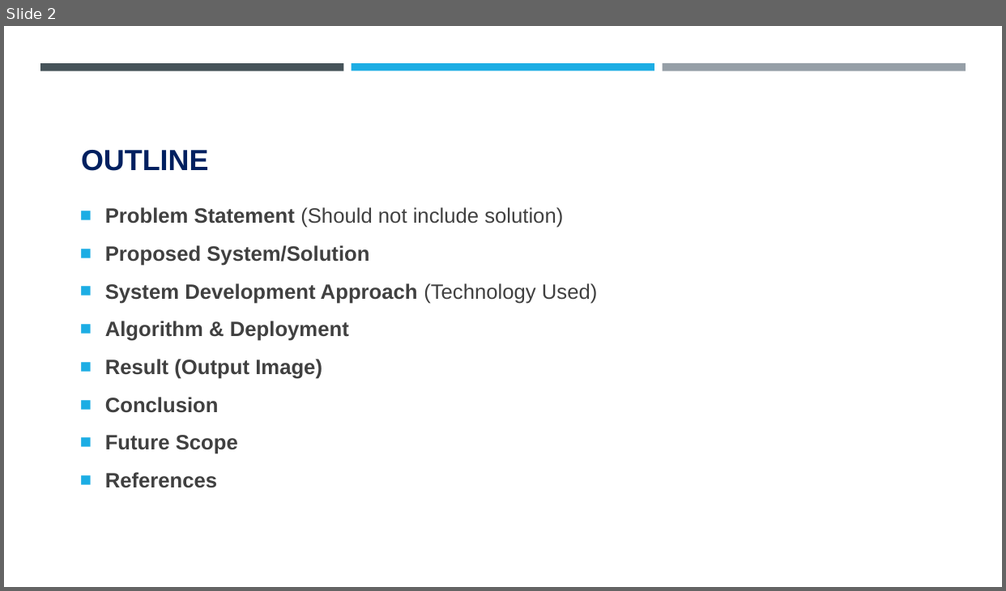
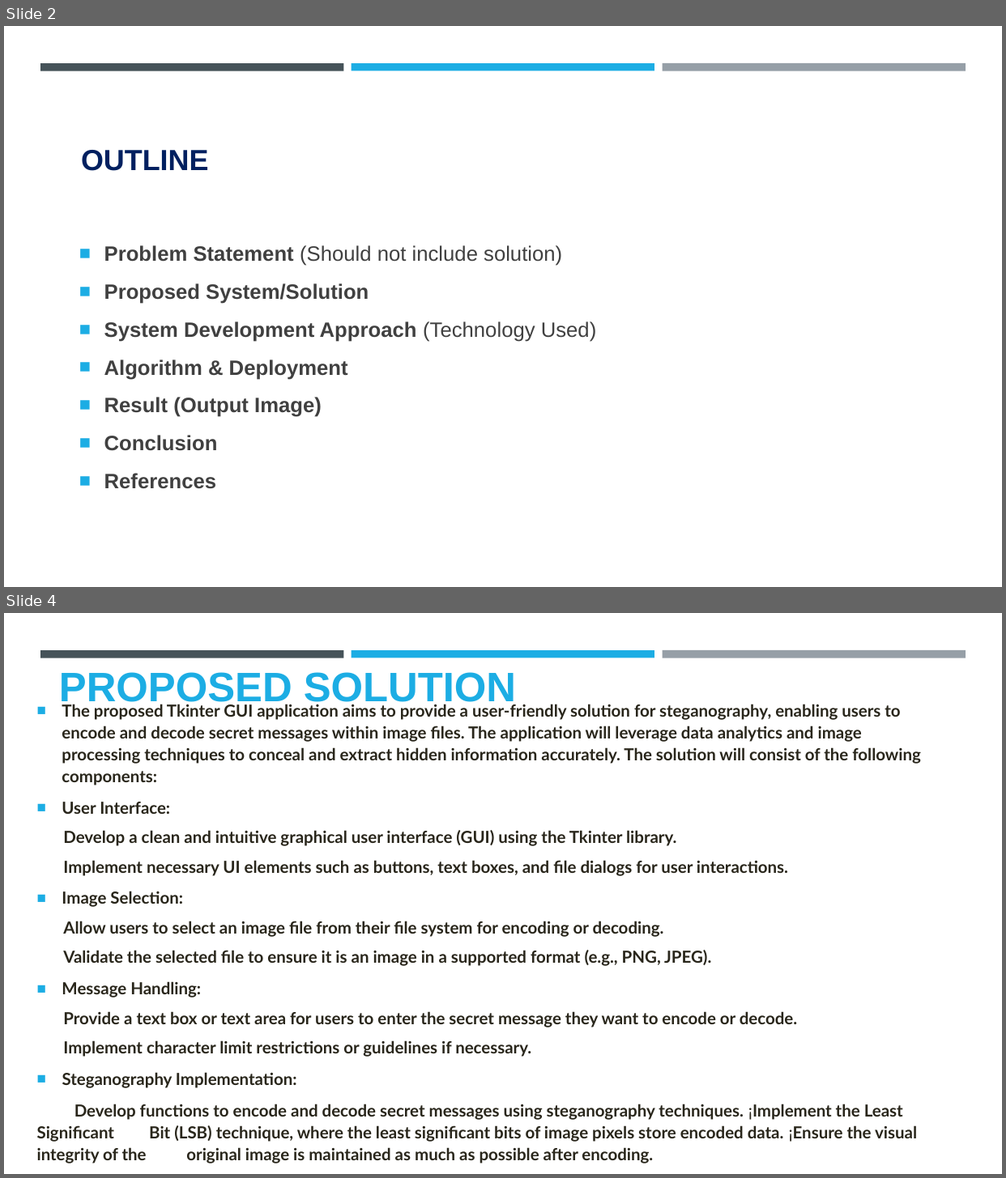
Before and after one commit to Dhayanithi05/ProjectNM, a slide deck: Project.pptx. Shown one above the other, each under a label of ours: slide 2 before the commit, slides 2 and 4 after it; the slides between them are not shown. The pictures are 1006x591 and 1006x1178 pixels, drawn with LibreOffice and Linux fonts; fonts in the diff are those of the drawing; background and template pictures are left out. Boxes give left, top, right and bottom in pixels: in the first picture for what was removed or moved away, otherwise in the second. Text is boxed around its words. In the diff, an @@ line names an element or a change of style, - is before the commit and + after.

```diff
--- a/Project.pptx
+++ b/Project.pptx
@@ slide 4 added at (4, 613, 1002, 1174), background #FFFFFF; not listed: 3 template elements that a slide beside it also shows @@
@@ title added at (59, 672, 516, 710), 39.6 pt, text #1CADE4, bold @@
+PROPOSED SOLUTION
@@ text added at (37, 704, 921, 1164), 16 pt, text #29261B, bold @@
+■ The proposed Tkinter GUI application aims to provide a user-friendly solution for steganography, enabling users to encode and decode secret messages within image files. The application will leverage data analytics and image processing techniques to conceal and extract hidden information accurately. The solution will consist of the following components:
+■ User Interface:
+  Develop a clean and intuitive graphical user interface (GUI) using the Tkinter library.
+  Implement necessary UI elements such as buttons, text boxes, and file dialogs for user interactions.
+■ Image Selection:
+  Allow users to select an image file from their file system for encoding or decoding.
+  Validate the selected file to ensure it is an image in a supported format (e.g., PNG, JPEG).
+■ Message Handling:
+  Provide a text box or text area for users to enter the secret message they want to encode or decode.
+  Implement character limit restrictions or guidelines if necessary.
+■ Steganography Implementation:
+Develop functions to encode and decode secret messages using steganography techniques. ¡Implement the Least Significant Bit (LSB) technique, where the least significant bits of image pixels store encoded data. ¡Ensure the visual integrity of the original image is maintained as much as possible after encoding.
@@ slide 2 changed as well @@
@@ text "Problem Statement (Should not include ...": place and size @@
-text "Problem Statement (Should not include ..." at (105, 207, 598, 489)
+text "Problem Statement (Should not include ..." at (104, 246, 597, 489)
@@ text at (105, 435, 238, 454): paragraph removed @@
-■ Future Scope
```
Also in this commit, not shown: 3 other slides changed, 12 other slides added, 6 slides removed.
